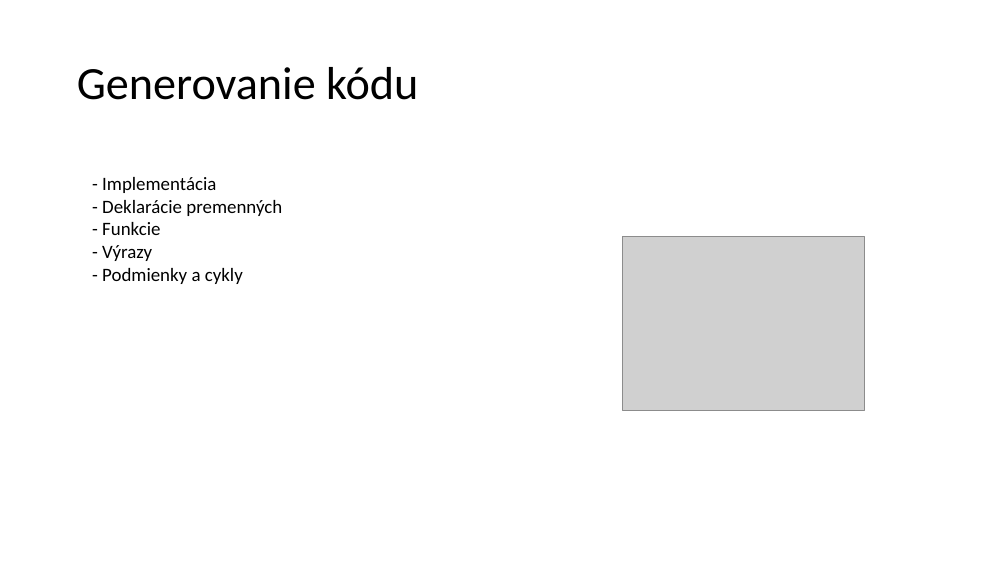
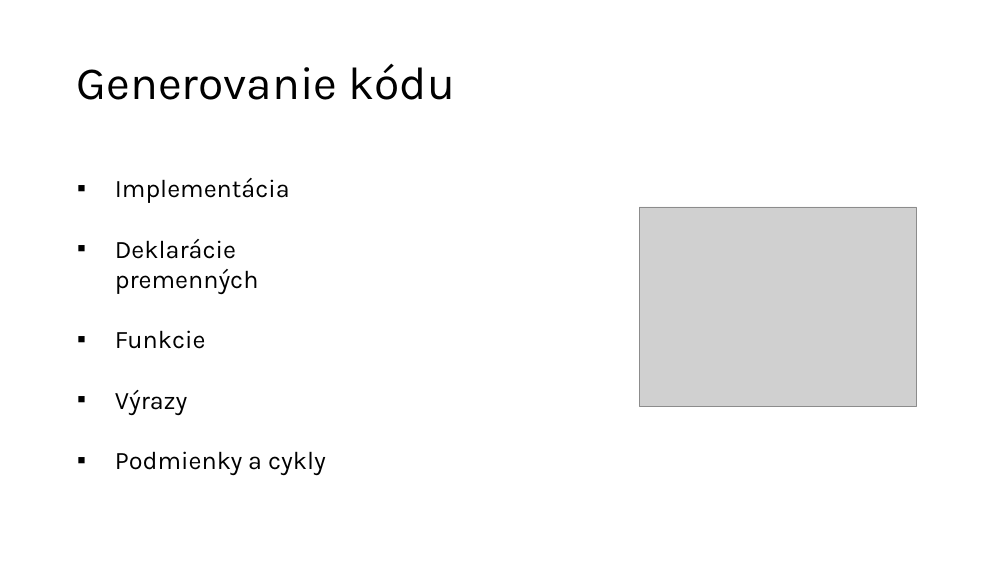
Before and after one commit to AndreiShchepa/BUT_COMPILER_2021, a slide deck: slide 7 of documentation/Presentation.pptx (slide 8 before the commit). Drawn at 1008x567 pixels with LibreOffice and Linux fonts; fonts in the diff are those of the drawing; grey boxes stand for pictures. Boxes give left, top, right and bottom in pixels: in the first picture for what was removed or moved away, otherwise in the second. Text is boxed around its words. In the diff, an @@ line names an element or a change of style, - is before the commit and + after.

```diff
--- a/documentation/Presentation.pptx
+++ b/documentation/Presentation.pptx
@@ title "Generovanie kódu" at (77, 63, 456, 100): font Calibri to Karla @@
@@ text at (115, 178, 326, 475): text changed; size 18 to 24 pt; font Calibri to Karla @@
-- Implementácia
-- Deklarácie premenných
-- Funkcie
-- Výrazy
-- Podmienky a cykly
+▪ Implementácia
+▪ Deklarácie premenných
+▪ Funkcie
+▪ Výrazy
+▪ Podmienky a cykly
@@ picture: place and size @@
-picture at (622, 236, 864, 410)
+picture at (639, 207, 917, 407)
```
Also in this commit, not shown: 5 other slides changed, 2 slides added, 4 slides removed, 1 other file.
